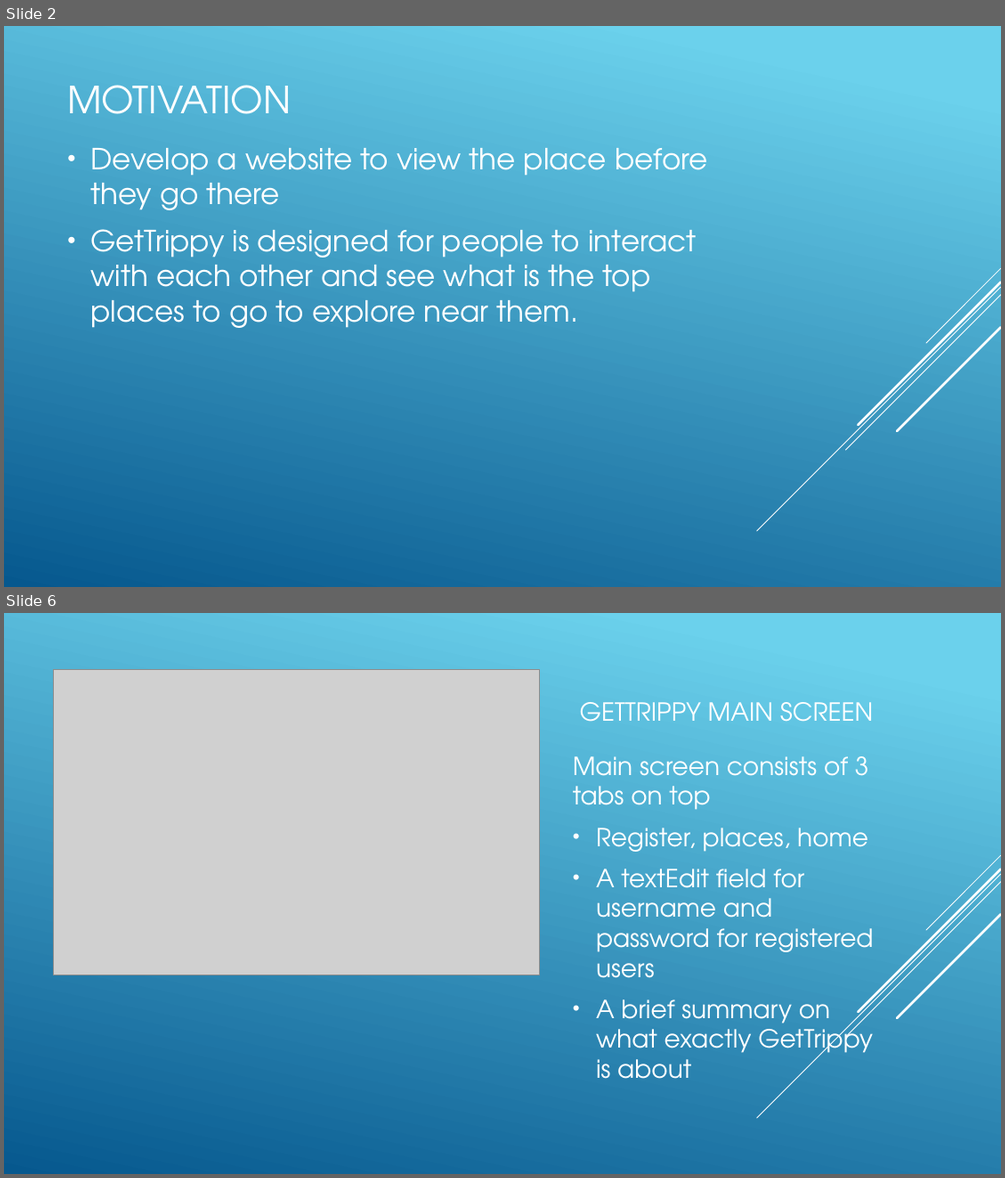
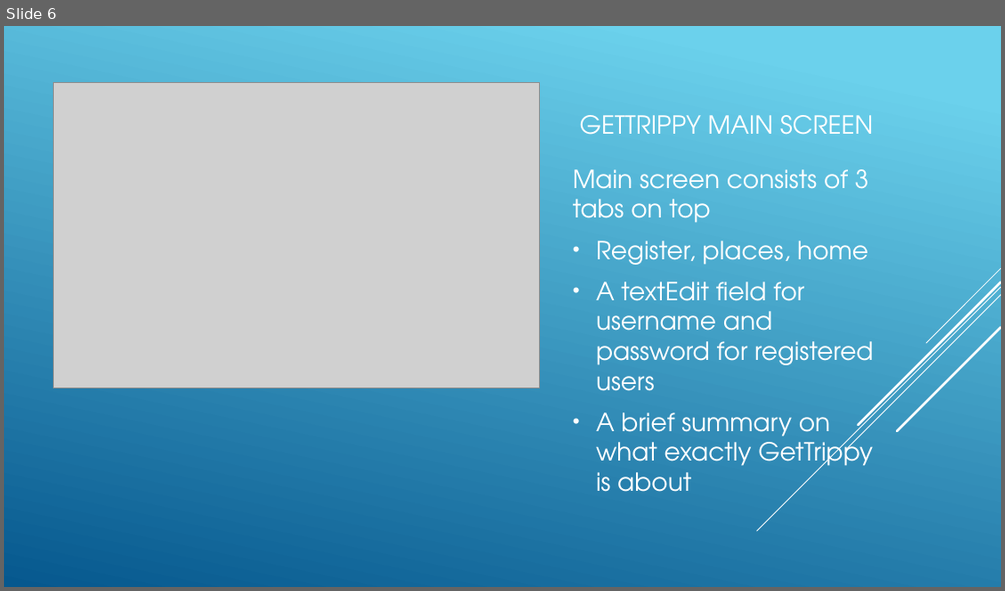
Before and after one commit to Acilyn/SyntaxError, a slide deck: GETTRIPPY_TRAVEL_SITE.pptx. Shown one above the other, each under a label of ours: slides 2 and 6 before the commit, slide 6 after it; the slides between them are not shown. The pictures are 1005x1178 and 1005x591 pixels, drawn with LibreOffice and Linux fonts; fonts in the diff are those of the drawing; grey boxes stand for pictures. Boxes give left, top, right and bottom in pixels: in the first picture for what was removed or moved away, otherwise in the second. Text is boxed around its words. In the diff, an @@ line names an element or a change of style, - is before the commit and + after.

```diff
--- a/GETTRIPPY_TRAVEL_SITE.pptx
+++ b/GETTRIPPY_TRAVEL_SITE.pptx
@@ slide 2 removed at [4, 26, 1001, 587], background gradient #6ED2EB to #06588E; not listed: 5 template elements that a slide beside it also shows @@
@@ title removed at [67, 85, 291, 114] @@
-MOTIVATION
@@ text removed at [91, 148, 708, 328] @@
-• Develop a website to view the place before they go there
-• GetTrippy is designed for people to interact with each other and see what is the top places to go to explore near them.
```
Also in this commit, not shown: 5 slides changed, 1 slide added, 2 other files.
